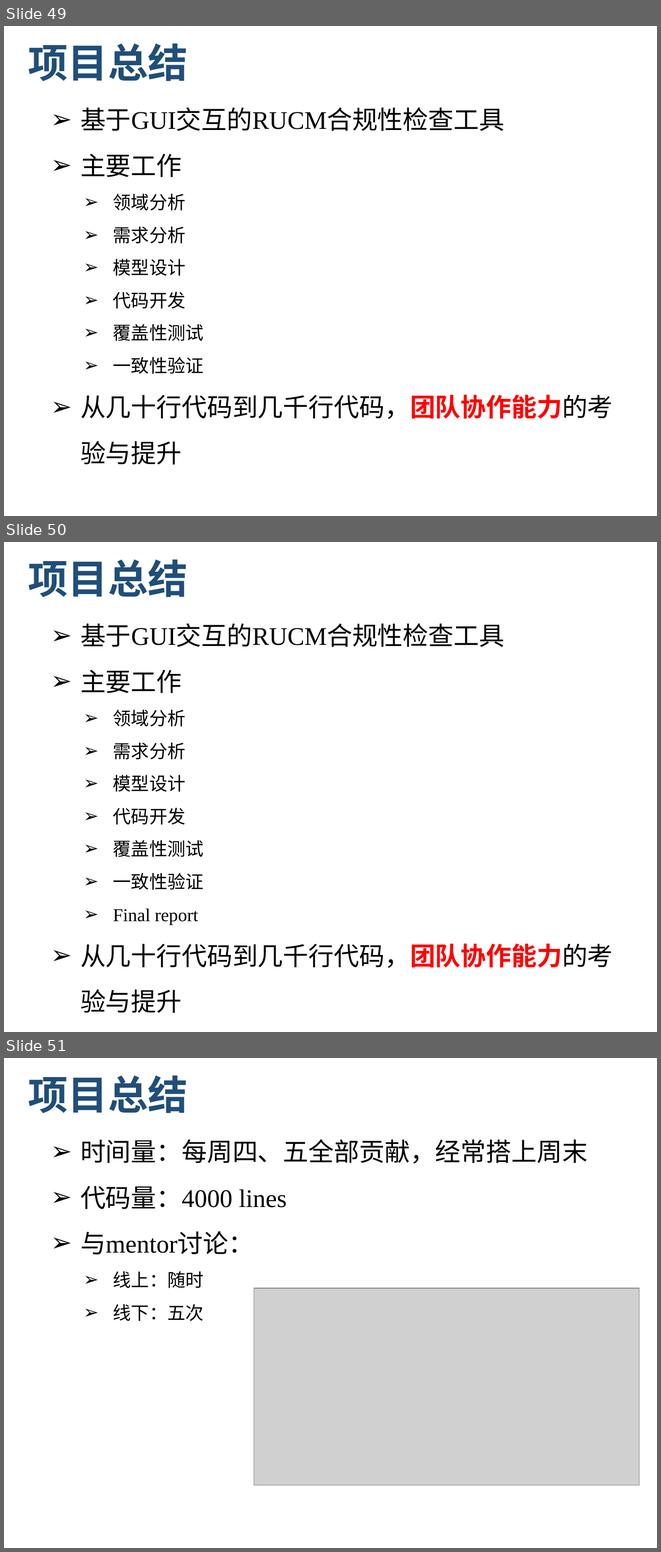
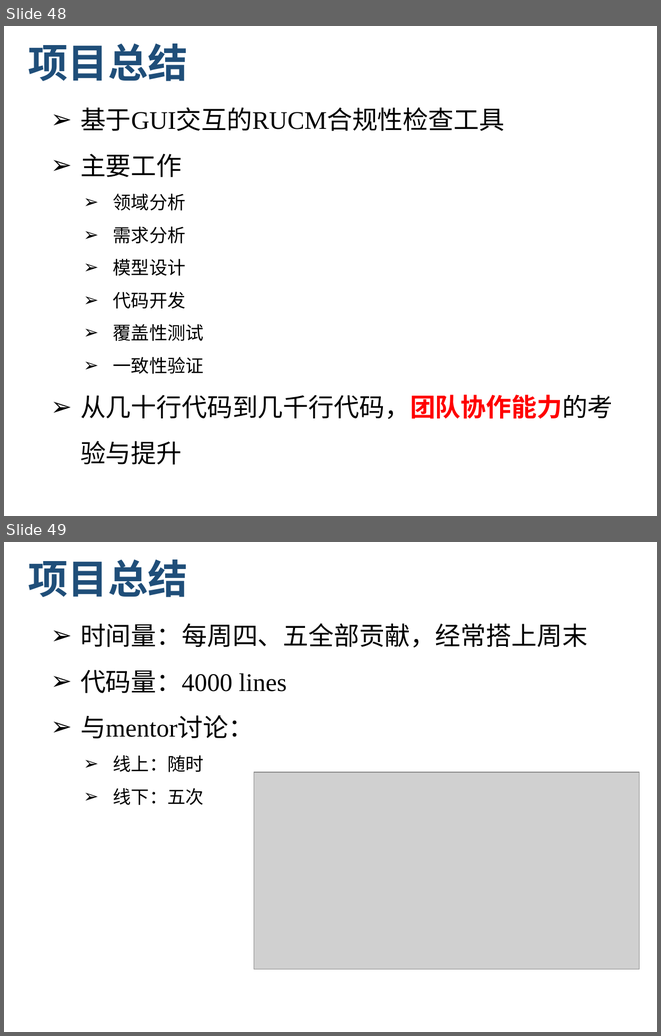
Before and after one commit to zen1995/rucmChecker, a slide deck: finalReport/RUCMChecker_final_report.pptx. Shown one above the other, each under a label of ours: slides 49, 50 and 51 before the commit, slides 48 and 49 after it. The pictures are 661x1552 and 661x1036 pixels, drawn with LibreOffice and Linux fonts; fonts in the diff are those of the drawing; grey boxes stand for pictures; background and template pictures are left out. Boxes give left, top, right and bottom in pixels: in the first picture for what was removed or moved away, otherwise in the second. Text is boxed around its words. In the diff, an @@ line names an element or a change of style, - is before the commit and + after.

```diff
--- a/finalReport/RUCMChecker_final_report.pptx
+++ b/finalReport/RUCMChecker_final_report.pptx
@@ slide 50 removed at <box>4,542,657,1032</box>, background #FFFFFF @@
@@ title removed at <box>28,559,188,597</box> @@
-项目总结
@@ text removed at <box>80,623,613,1013</box> @@
-➢ 基于GUI交互的RUCM合规性检查工具
-➢ 主要工作
-  ➢ 领域分析
-  ➢ 需求分析
-  ➢ 模型设计
-  ➢ 代码开发
-  ➢ 覆盖性测试
-  ➢ 一致性验证
-  ➢ Final report
-➢ 从几十行代码到几千行代码，团队协作能力的考验与提升
@@ what was slide 49 is now slide 48 @@
@@ what was slide 51 is now slide 49 @@
```
Also in this commit, not shown: 1 slide added, 1 other slide removed.
